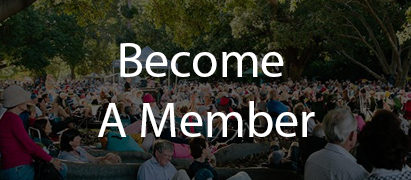
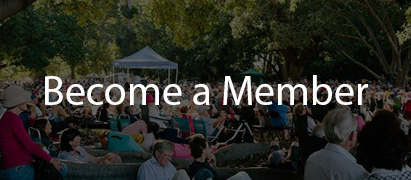
Two versions of the same layered image (411px x 180px). Layer-by-layer changes:
renamed "Become A Member" to "Become a Member", painted on it over [45, 43, 368, 137]
